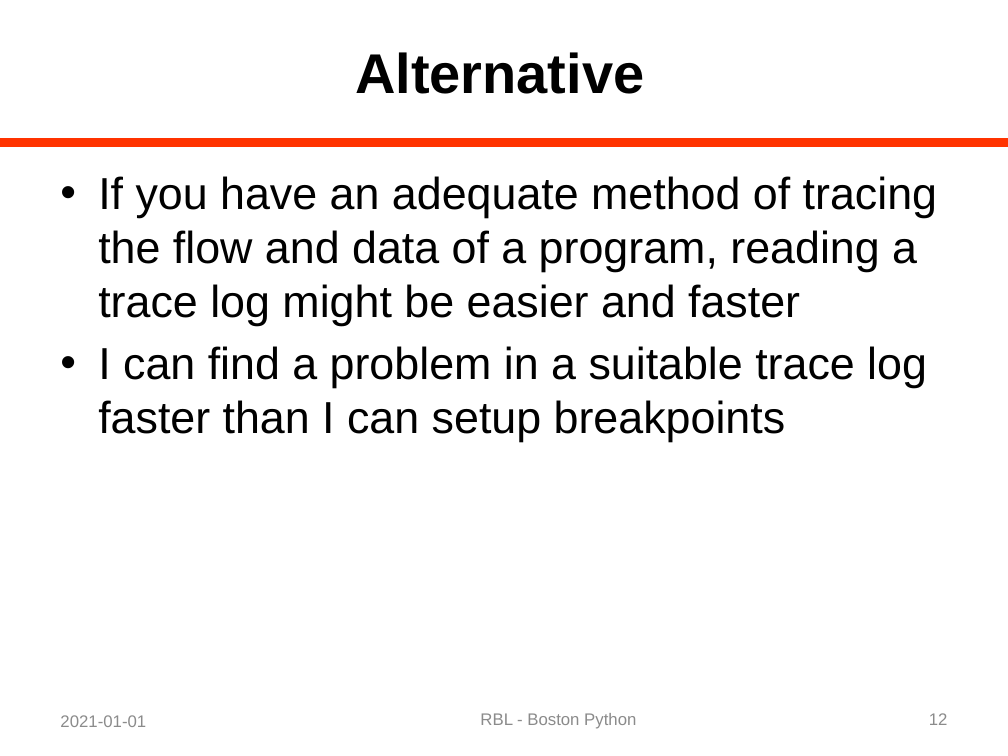
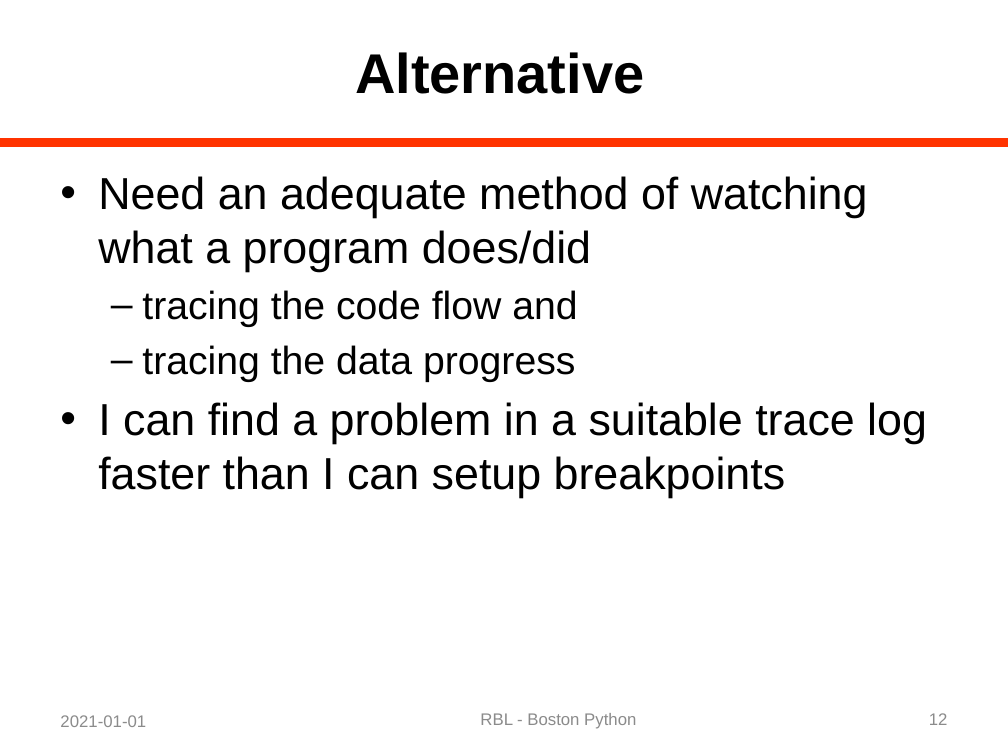
Before and after one commit to rblandau/NewTrace, a slide deck: slide 12 of docs/OfflineDebugging/A Dinosaur and a Python 02.pptx. Drawn at 1008x756 pixels with LibreOffice and Linux fonts; fonts in the diff are those of the drawing. Boxes give left, top, right and bottom in pixels: in the first picture for what was removed or moved away, otherwise in the second. Text is boxed around its words. In the diff, an @@ line names an element or a change of style, - is before the commit and + after.

```diff
--- a/docs/OfflineDebugging/A Dinosaur and a Python 02.pptx
+++ b/docs/OfflineDebugging/A Dinosaur and a Python 02.pptx
@@ text at bbox=[98, 176, 868, 382]: text changed @@
-• If you have an adequate method of tracing the flow and data of a program, reading a trace log might be easier and faster
+• Need an adequate method of watching what a program does/did
+  – tracing the code flow and
+  – tracing the data progress
```
Also in this commit, not shown: 7 other slides changed, 3 other files.
